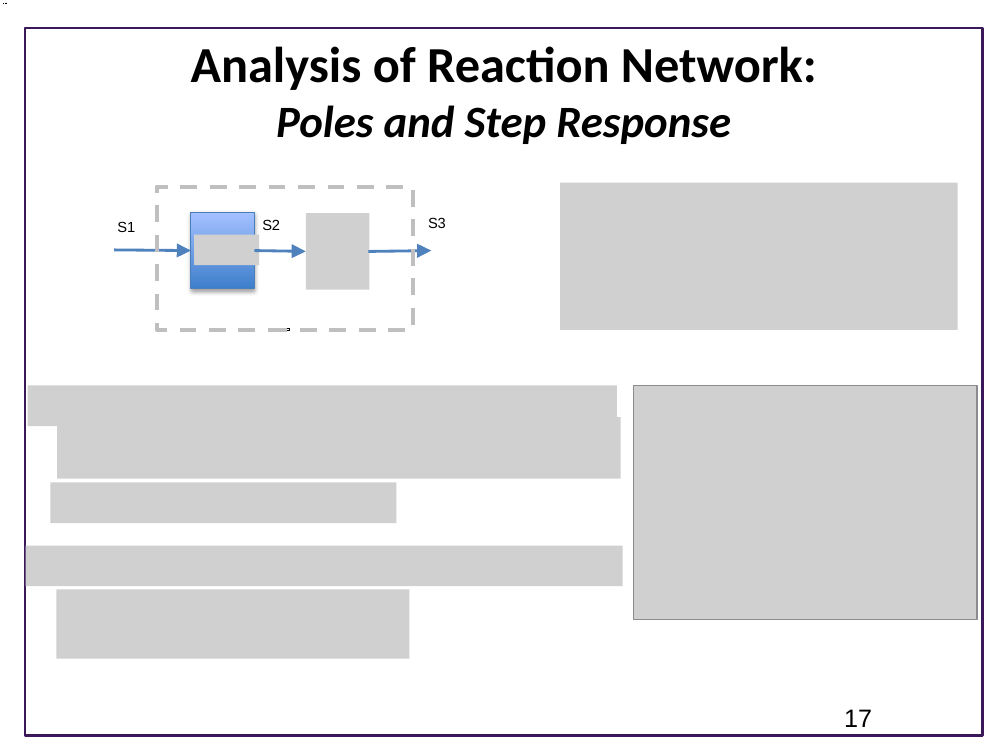
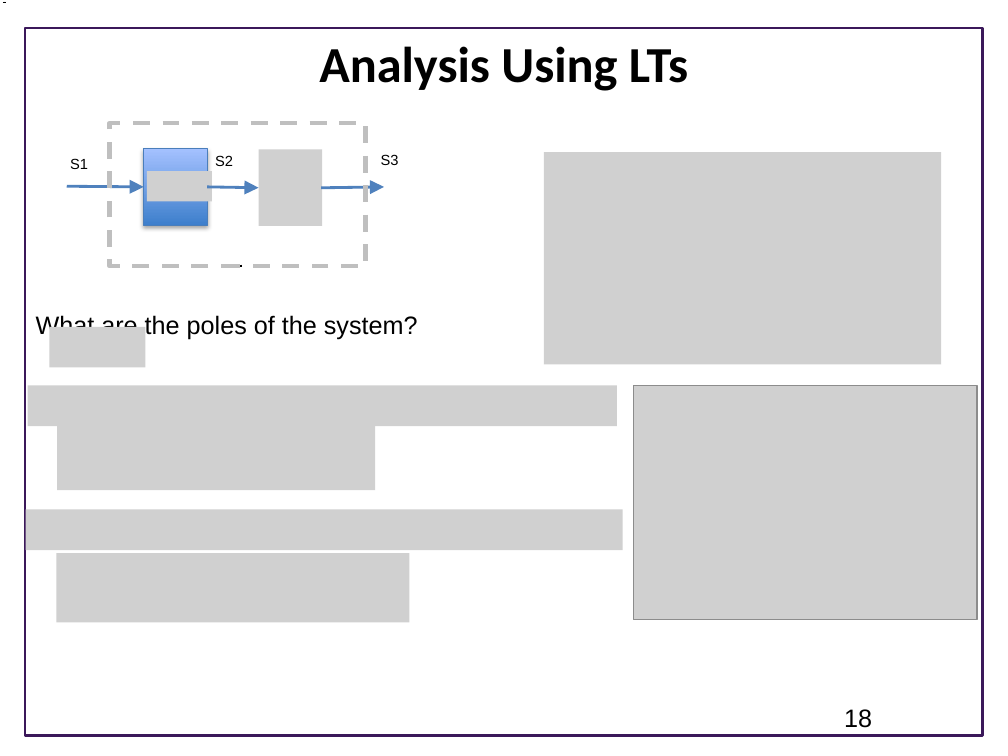
Before and after one commit to joseph-hellerstein/advanced-controls-lectures, a slide deck: slide 18 of Lecture_7-Laplace-Transforms/Laplace-Transforms.pptx (slide 17 before the commit). Drawn at 1008x756 pixels with LibreOffice and Linux fonts; fonts in the diff are those of the drawing; grey boxes stand for pictures; background and template pictures are left out. Boxes give left, top, right and bottom in pixels: in the first picture for what was removed or moved away, otherwise in the second. Text is boxed around its words. In the diff, an @@ line names an element or a change of style, - is before the commit and + after.

Commit message:
Updates

```diff
--- a/Lecture_7-Laplace-Transforms/Laplace-Transforms.pptx
+++ b/Lecture_7-Laplace-Transforms/Laplace-Transforms.pptx
@@ title at bbox=[319, 46, 688, 91]: text changed @@
-Analysis of Reaction Network:
-Poles and Step Response
+Analysis Using LTs
@@ text "S1": place and size @@
-text "S1" at bbox=[117, 221, 135, 232]
+text "S1" at bbox=[70, 158, 88, 169]
@@ picture: place and size @@
-picture at bbox=[560, 182, 958, 330]
+picture at bbox=[543, 152, 940, 364]
@@ 3 arrows, 2 pictures, 2 texts, 2 rectangles: place and size @@
-3 arrows, 2 pictures, 2 texts, 2 rectangles at bbox=[114, 186, 446, 330]
+3 arrows, 2 pictures, 2 texts, 2 rectangles at bbox=[67, 123, 399, 266]
@@ text added at bbox=[36, 314, 418, 340], 18 pt, text #000000 @@
+What are the poles of the system?
@@ picture added at bbox=[49, 327, 145, 367] @@
@@ picture: place and size @@
-picture at bbox=[57, 417, 621, 479]
+picture at bbox=[57, 417, 375, 491]
@@ picture added at bbox=[25, 509, 622, 549] @@
@@ picture removed at bbox=[50, 483, 396, 523] @@
@@ picture removed at bbox=[25, 545, 622, 586] @@
@@ picture: place and size @@
-picture at bbox=[56, 590, 409, 659]
+picture at bbox=[56, 553, 409, 623]
@@ page number at bbox=[844, 709, 872, 728]: text changed @@
-17
+18
```
Also in this commit, not shown: 8 other slides changed, 3 slides added, 1 slide removed.
